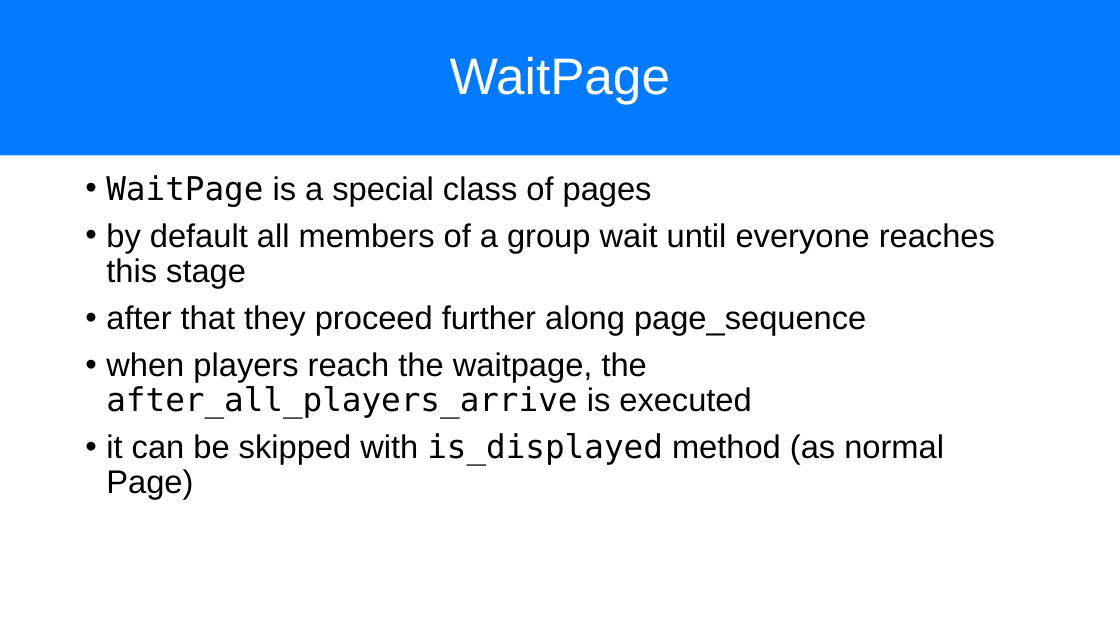
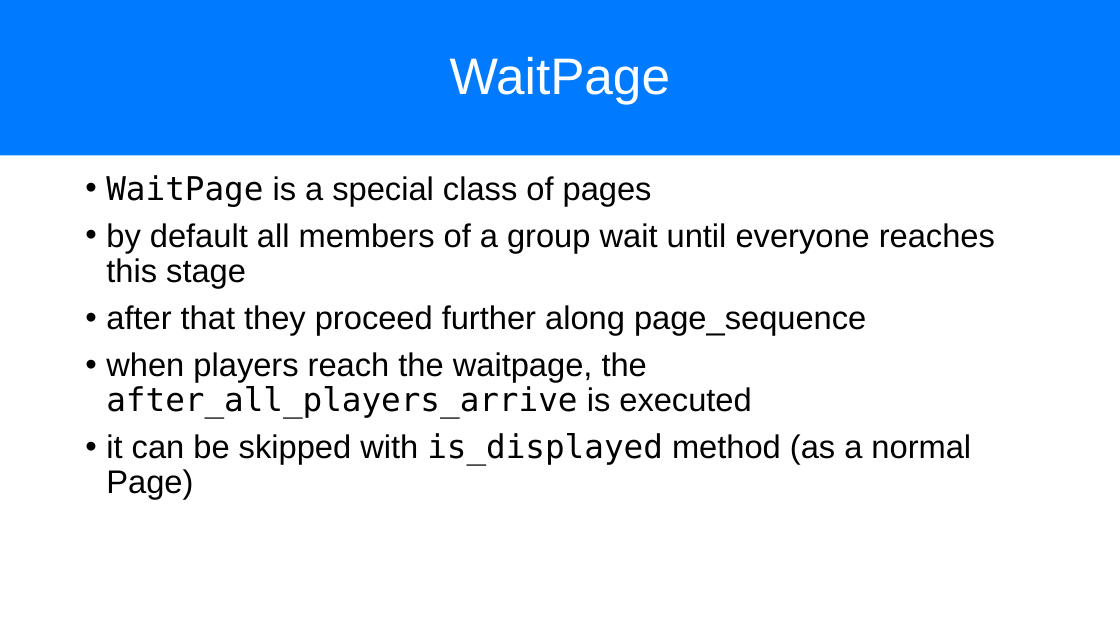
Before and after one commit to chapkovski/uncertainty-summer-school, a slide deck: slide 14 of presentations/frankfurt_july_2019 day2.pptx (slide 13 before the commit). Drawn at 1120x630 pixels with LibreOffice and Linux fonts; fonts in the diff are those of the drawing. Boxes give left, top, right and bottom in pixels: in the first picture for what was removed or moved away, otherwise in the second. Text is boxed around its words. In the diff, an @@ line names an element or a change of style, - is before the commit and + after.

```diff
--- a/presentations/frankfurt_july_2019 day2.pptx
+++ b/presentations/frankfurt_july_2019 day2.pptx
@@ text at (x1=106, y1=433, x2=971, y2=499): text changed @@
-• it can be skipped with is_displayed method (as normal Page)
+• it can be skipped with is_displayed method (as a normal Page)
```
Also in this commit, not shown: 1 other slide changed, 2 slides added, 7 other files.
